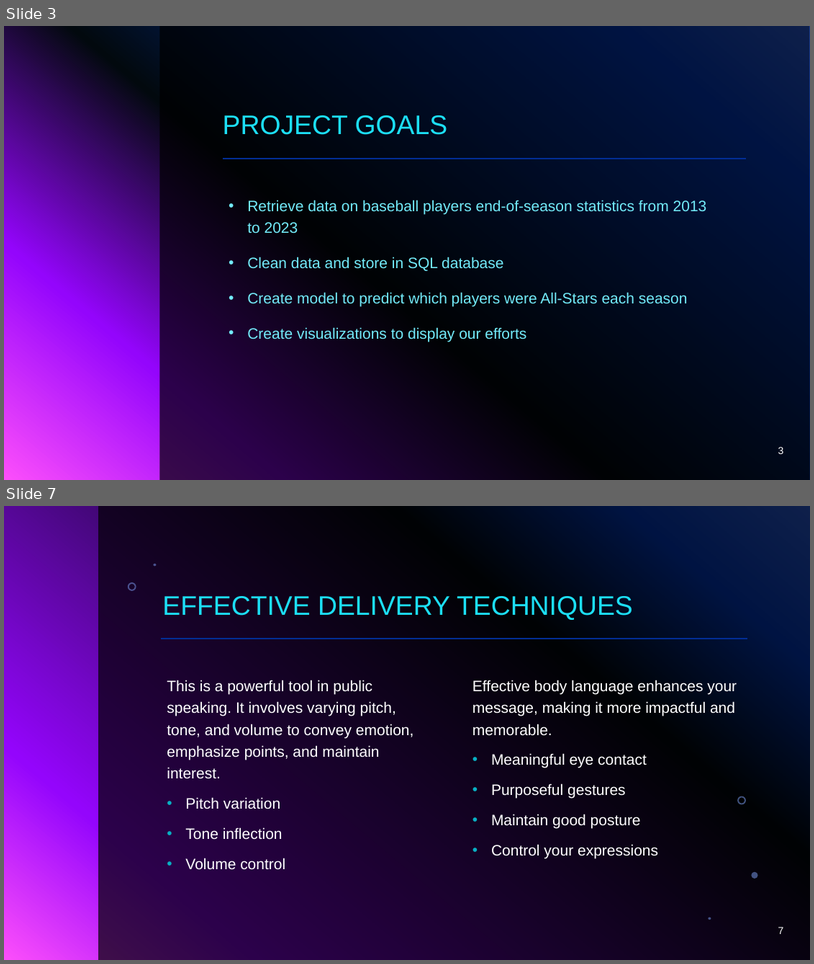
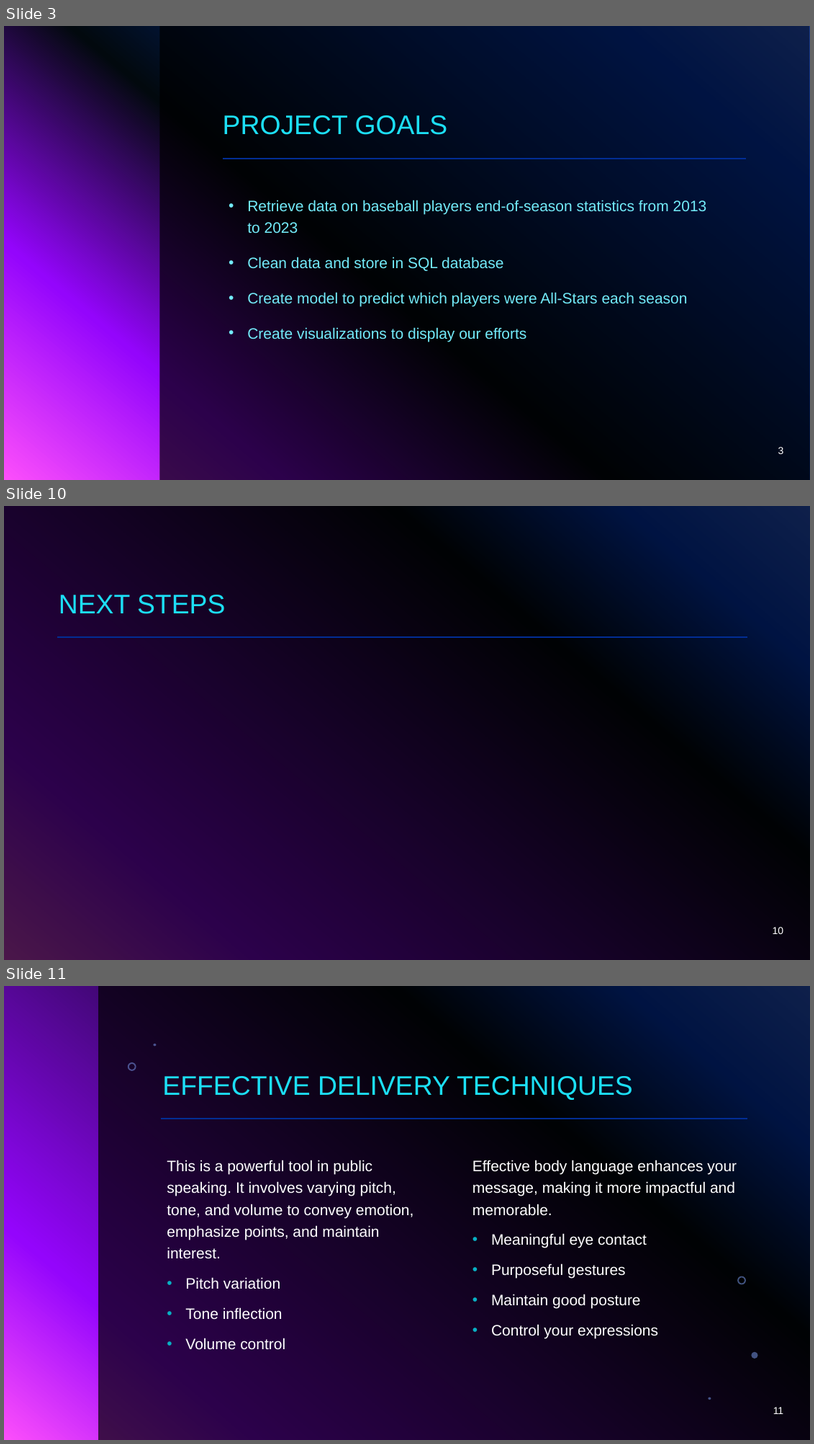
Before and after one commit to Christian-Albertini/project-4, a slide deck: Presentation.pptx. Shown one above the other, each under a label of ours: slides 3 and 7 before the commit, slides 3, 10 and 11 after it; the slides between them are not shown. The pictures are 814x964 and 814x1444 pixels, drawn with LibreOffice and Linux fonts; fonts in the diff are those of the drawing; background and template pictures are left out. Boxes give left, top, right and bottom in pixels: in the first picture for what was removed or moved away, otherwise in the second. Text is boxed around its words. In the diff, an @@ line names an element or a change of style, - is before the commit and + after.

```diff
--- a/Presentation.pptx
+++ b/Presentation.pptx
@@ slide 10 added at (x1=4, y1=506, x2=810, y2=960), background gradient #316CFC to #0343DF to #02090E to #9405FC to #FC4EFB @@
@@ rectangle added at (x1=4, y1=506, x2=810, y2=960), fill #000000 at 70% opacity @@
@@ title added at (x1=59, y1=595, x2=225, y2=614), 32 pt, text #1CDFF5 @@
+NEXT STEPS
@@ line added from (57, 637) to (748, 637), #9405FC 2 pt @@
@@ page number added at (x1=773, y1=926, x2=784, y2=934), 12 pt, text #FFFFFF @@
+10
@@ what was slide 7 is now slide 11 @@
@@ page number at (x1=774, y1=1406, x2=784, y2=1414): text changed @@
-7
+11
```
Also in this commit, not shown: 6 other slides added, 1 slide removed.
